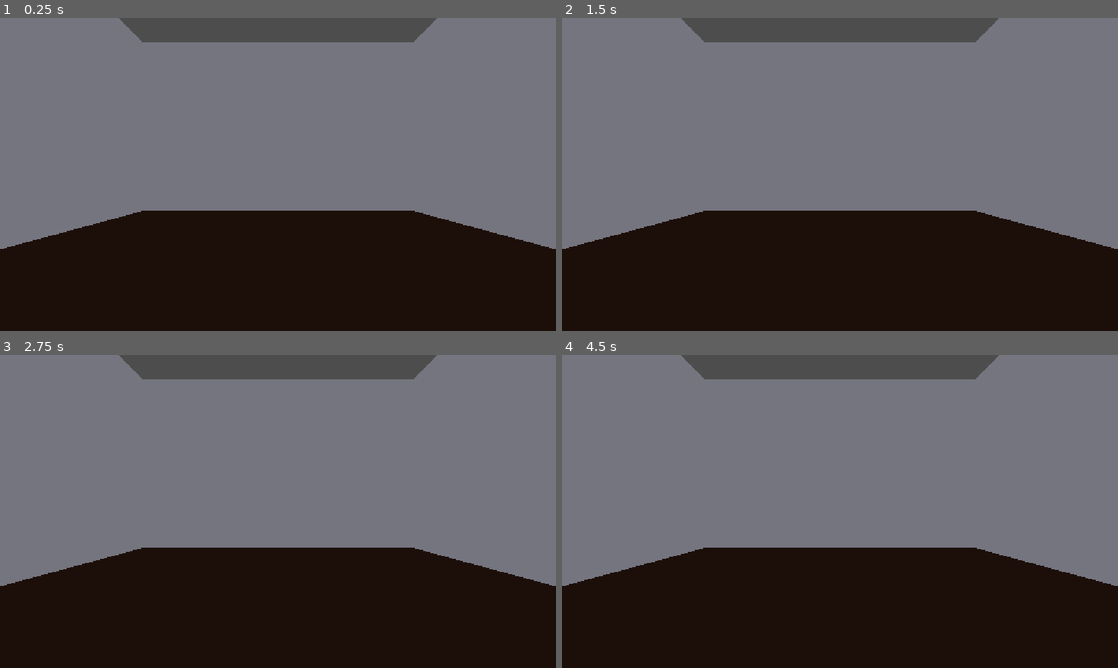
Above: before the commit, frames 1-4 (two rows, left to right).
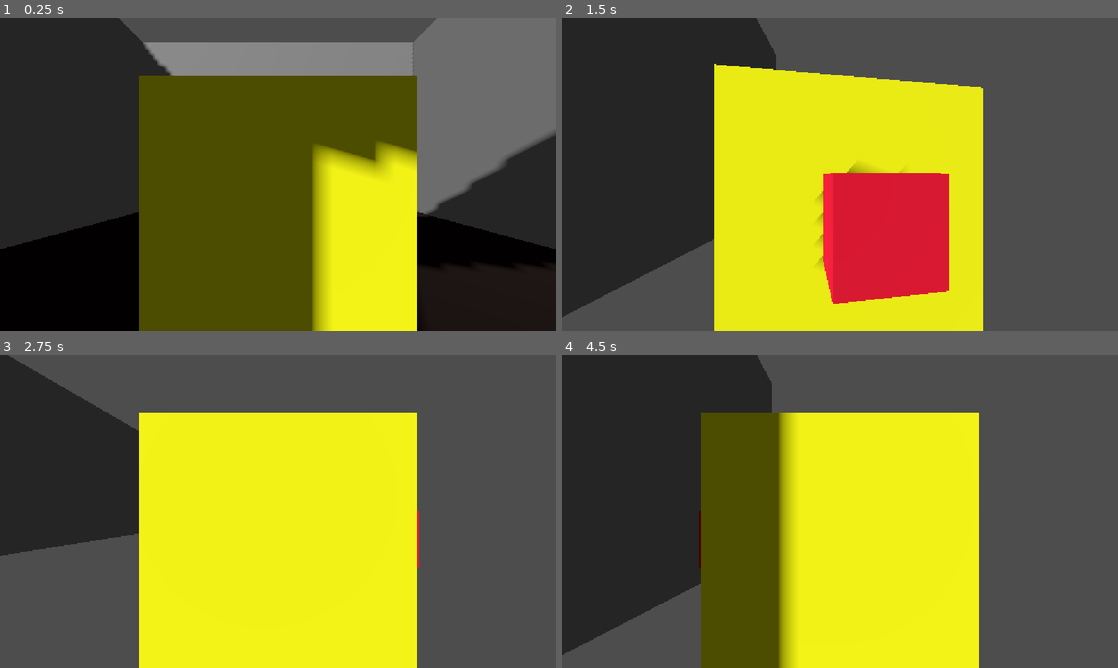
Above: after the commit, the same moments.

Repository: Panteve/Casa_abandonada_videojuego
Game: Godot game, scene res://zonaA/zona_a.tscn
The game is run twice, just before and just after one commit, with the same random seed, the same clock (stepped at 60 frames per second) and the same inputs.
Inputs:
- Up to frame 1 (0.25 s): no input
- Up to frame 2 (1.5 s): tap Enter at 0.5 s; hold D 0.53-1.28 s; hold E 0.53-1.28 s; hold S from 1.28 s (still down); tap E at 1.35 s
- Up to frame 3 (2.75 s): release S at 2.03 s; hold D from 2.03 s (still down); hold E from 2.03 s (still down)
- Up to frame 4 (4.5 s): release D at 2.78 s; release E at 2.78 s; hold W 2.78-3.53 s; tap E at 2.85, 4.35 s; hold E 3.53-4.28 s; hold A from 3.53 s (still down)

The runs differ from the first frame. In frame 1, 73% of the frame differs, in the area x 0-100%, y 0-100%; in frame 2, 97%; in frame 3, 96%; in frame 4, 97%.

Commit message:
Se agrego el jugador a la rama (tomado de clases anteriores)

Diff:
--- /dev/null
+++ b/agarrador.gd
@@ -0,0 +1,71 @@
+class_name Agarrador
+extends Node3D
+
+@export var modelo: Node3D
+@export var mano: Node3D
+@export var alcance := 3.0
+@export var impulso_lanzamiento := 8.0
+
+var cargada: RigidBody3D = null
+var antes := false
+
+
+func _physics_process(_delta: float) -> void:
+	var presionada := Input.is_key_pressed(KEY_E)
+
+	if presionada and not antes:
+		if cargada == null:
+			agarrar()
+		else:
+			lanzar()
+
+	antes = presionada
+
+
+func agarrar() -> void:
+	var origen := global_position
+	var direccion := -modelo.global_transform.basis.z
+	var destino := origen + direccion * alcance
+
+	var consulta := PhysicsRayQueryParameters3D.create(
+		origen,
+		destino,
+		2
+	)
+
+	consulta.exclude = [get_parent().get_rid()]
+
+	var resultado := get_world_3d().direct_space_state.intersect_ray(consulta)
+
+	if resultado.is_empty():
+		return
+
+	var pelota = resultado.collider
+
+	if not pelota is RigidBody3D:
+		return
+
+	cargada = pelota as RigidBody3D
+
+	get_parent().add_collision_exception_with(cargada)
+
+	cargada.freeze = true
+	cargada.reparent(mano)
+	cargada.position = Vector3.ZERO
+
+
+func lanzar() -> void:
+	var pelota := cargada
+	var direccion := -modelo.global_transform.basis.z
+
+	pelota.reparent(owner)
+	pelota.global_position = mano.global_position
+
+	get_parent().remove_collision_exception_with(pelota)
+
+	pelota.freeze = false
+	pelota.apply_central_impulse(
+		direccion * impulso_lanzamiento
+	)
+
+	cargada = null
--- /dev/null
+++ b/camara_seguidora.gd
@@ -0,0 +1,49 @@
+class_name CamaraSeguidora
+extends Camera3D
+## Solución del Taller 2. Cámara que persigue al objetivo con suavidad.
+## Va como hija de Mundo (no del Jugador), con process_priority mayor que el Jugador
+## para moverse DESPUÉS de él en cada frame.
+
+@export var objetivo: Node3D
+@export var motor: Motor                  # opcional: para la anticipación (extra)
+@export var desfase := Vector3(0, 5, 7)
+@export var k := 3.0                      # rigidez: más grande, más pegada
+@export var usar_factor_fijo := false     # nivel 2: lerp con factor fijo por frame
+@export var factor_fijo := 0.1
+@export var anticipacion := 0.0           # extra: segundos de velocidad hacia adelante
+
+
+func _ready() -> void:
+	global_position = posicion_deseada()   # arranca en su sitio, no viaja desde el origen
+	look_at(objetivo.global_position)
+
+
+func posicion_deseada() -> Vector3:
+	var p := objetivo.global_position + desfase
+	if motor != null:
+		p += motor.velocidad * anticipacion
+	return p
+
+
+func _process(delta: float) -> void:
+	var alpha := factor_fijo if usar_factor_fijo else alpha_exponencial(k, delta)
+	global_position = suavizar(global_position, posicion_deseada(), alpha)
+	look_at(objetivo.global_position)
+
+
+## Nivel 3: fracción a avanzar en este frame. Tras 1 s queda e^(-k) a cualquier FPS.
+static func alpha_exponencial(k_: float, dt: float) -> float:
+	return 1.0 - exp(-k_ * dt)
+
+
+## Función pura: lerp escrito a mano.
+static func suavizar(actual: Vector3, deseada: Vector3, alpha: float) -> Vector3:
+	return actual + (deseada - actual) * alpha
+
+
+## Extra: la base que arma look_at, con productos cruz. La cámara mira hacia su -Z.
+static func base_mirando(desde: Vector3, hacia: Vector3, arriba := Vector3.UP) -> Basis:
+	var adelante := Vectores.normalizar(hacia - desde)
+	var derecha := Vectores.normalizar(adelante.cross(arriba))   # cero si son paralelos
+	var arriba_real := derecha.cross(adelante)
+	return Basis(derecha, arriba_real, -adelante)
--- /dev/null
+++ b/control_jugador.gd
@@ -0,0 +1,26 @@
+class_name ControlJugador
+extends CharacterBody3D
+## Coordina las tres piezas. Va en "Jugador"; sus hijos LectorEntrada, Motor y Orientador
+## son nodos Node con su script.
+
+@export var mostrar_rapidez := false   # Nivel 1: rapidez real en consola
+
+@onready var lector: LectorEntrada = $LectorEntrada
+@onready var motor: Motor = $Motor
+@onready var orientador: Orientador = $Orientador
+
+var posicion_anterior := Vector3.ZERO
+
+
+func _ready() -> void:
+	posicion_anterior = position
+
+
+func _process(delta: float) -> void:
+	var direccion := lector.leer_direccion()
+	motor.avanzar(direccion, delta)
+	orientador.mirar(direccion, delta)
+
+	if mostrar_rapidez and delta > 0.0:
+		print("rapidez: %.2f m/s" % (Vectores.longitud(position - posicion_anterior) / delta))
+	posicion_anterior = position
--- /dev/null
+++ b/lector_entrada.gd
@@ -0,0 +1,11 @@
+class_name LectorEntrada
+extends Node
+## Responsabilidad: convertir las teclas en una dirección de largo 1 (o cero).
+
+
+func leer_direccion() -> Vector3:
+	var der := int(Input.is_key_pressed(KEY_D))
+	var izq := int(Input.is_key_pressed(KEY_A))
+	var atras := int(Input.is_key_pressed(KEY_S))
+	var adelante := int(Input.is_key_pressed(KEY_W))
+	return Vectores.normalizar(Vector3(der - izq, 0, atras - adelante))
--- /dev/null
+++ b/motor.gd
@@ -0,0 +1,22 @@
+class_name Motor
+extends Node
+## Responsabilidad: la velocidad (aceleración y fricción) y mover al nodo padre.
+
+@export var velocidad_maxima := 5.0   # m/s
+@export var aceleracion := 20.0       # m/s²
+@export var friccion := 30.0          # m/s²
+
+var velocidad := Vector3.ZERO
+
+
+func avanzar(direccion: Vector3, dt: float) -> void:
+	velocidad = siguiente_velocidad(velocidad, direccion, velocidad_maxima, aceleracion, friccion, dt)
+	(get_parent() as Node3D).position += velocidad * dt
+
+
+## Función pura: no toca la escena, así que se puede probar con números.
+static func siguiente_velocidad(actual: Vector3, direccion: Vector3, maxima: float,
+		acel: float, fric: float, dt: float) -> Vector3:
+	if direccion != Vector3.ZERO:
+		return Vectores.acercar(actual, direccion * maxima, acel * dt)
+	return Vectores.acercar(actual, Vector3.ZERO, fric * dt)
--- /dev/null
+++ b/mundo.tscn
@@ -0,0 +1,89 @@
+[gd_scene format=3 uid="uid://cth5gmj4mkuoc"]
+
+[ext_resource type="Script" uid="uid://gcynf8lm6j7b" path="res://control_jugador.gd" id="1"]
+[ext_resource type="Script" uid="uid://rbvgcxrsifhp" path="res://lector_entrada.gd" id="2"]
+[ext_resource type="Script" uid="uid://bm43kfji21dj" path="res://motor.gd" id="3"]
+[ext_resource type="Script" uid="uid://ejogjbpi60fy" path="res://orientador.gd" id="4"]
+[ext_resource type="Script" uid="uid://cwua4ntjckyom" path="res://camara_seguidora.gd" id="5"]
+[ext_resource type="Script" uid="uid://udres0a13atv" path="res://agarrador.gd" id="5_57gmc"]
+
+[sub_resource type="BoxMesh" id="BoxMesh_uxa2c"]
+size = Vector3(10, 0.1, 10)
+
+[sub_resource type="BoxShape3D" id="BoxShape3D_hchaj"]
+size = Vector3(10, 0.1, 10)
+
+[sub_resource type="StandardMaterial3D" id="StandardMaterial3D_5ckkb"]
+albedo_color = Color(1, 1, 0.10980392, 1)
+
+[sub_resource type="BoxMesh" id="BoxMesh_1"]
+material = SubResource("StandardMaterial3D_5ckkb")
+
+[sub_resource type="BoxMesh" id="BoxMesh_2"]
+size = Vector3(0.3, 0.3, 0.3)
+
+[sub_resource type="StandardMaterial3D" id="Mat_1"]
+albedo_color = Color(0.93, 0.13, 0.24, 1)
+
+[sub_resource type="BoxShape3D" id="BoxShape3D_uxa2c"]
+
+[sub_resource type="Environment" id="Environment_5ckkb"]
+ambient_light_source = 3
+ambient_light_color = Color(0.9743348, 0.973934, 0.9685572, 1)
+
+[node name="Mundo" type="Node3D" unique_id=938924075]
+
+[node name="Piso" type="StaticBody3D" parent="." unique_id=1210924328]
+
+[node name="MeshInstance3D" type="MeshInstance3D" parent="Piso" unique_id=2056512419]
+mesh = SubResource("BoxMesh_uxa2c")
+
+[node name="CollisionShape3D" type="CollisionShape3D" parent="Piso" unique_id=1184084503]
+shape = SubResource("BoxShape3D_hchaj")
+
+[node name="Jugador" type="CharacterBody3D" parent="." unique_id=175263609]
+script = ExtResource("1")
+
+[node name="Modelo" type="Node3D" parent="Jugador" unique_id=976789446]
+
+[node name="Cuerpo" type="MeshInstance3D" parent="Jugador/Modelo" unique_id=1743223623]
+transform = Transform3D(1, 0, 0, 0, 1, 0, 0, 0, 1, 0, 0.5, 0)
+mesh = SubResource("BoxMesh_1")
+
+[node name="Nariz" type="MeshInstance3D" parent="Jugador/Modelo" unique_id=1210818850]
+transform = Transform3D(1, 0, 0, 0, 1, 0, 0, 0, 1, 0, 0.5, -0.6)
+mesh = SubResource("BoxMesh_2")
+surface_material_override/0 = SubResource("Mat_1")
+
+[node name="Mano" type="Marker3D" parent="Jugador/Modelo" unique_id=899674915]
+transform = Transform3D(1, 0, 0, 0, 1, 0, 0, 0, 1, 0, 1, -1)
+
+[node name="LectorEntrada" type="Node" parent="Jugador" unique_id=1512997255]
+script = ExtResource("2")
+
+[node name="Motor" type="Node" parent="Jugador" unique_id=235708953]
+script = ExtResource("3")
+
+[node name="Orientador" type="Node" parent="Jugador" unique_id=600636124 node_paths=PackedStringArray("modelo")]
+script = ExtResource("4")
+modelo = NodePath("../Modelo")
+
+[node name="CollisionShape3D" type="CollisionShape3D" parent="Jugador" unique_id=2055259423]
+transform = Transform3D(1, 0, 0, 0, 1, 0, 0, 0, 1, 0, 0.51013815, 0)
+shape = SubResource("BoxShape3D_uxa2c")
+
+[node name="Agarrador" type="Node3D" parent="Jugador" unique_id=432002819 node_paths=PackedStringArray("modelo", "mano")]
+transform = Transform3D(1, 0, 0, 0, 1, 0, 0, 0, 1, 0, 0.5, 0)
+script = ExtResource("5_57gmc")
+modelo = NodePath("../Modelo")
+mano = NodePath("../Modelo/Mano")
+
+[node name="Camera3D" type="Camera3D" parent="." unique_id=82835821 node_paths=PackedStringArray("objetivo", "motor")]
+process_priority = 10
+transform = Transform3D(1, 0, 0, 0, 0.819152, 0.573576, 0, -0.573576, 0.819152, 0, 5, 7)
+script = ExtResource("5")
+objetivo = NodePath("../Jugador")
+motor = NodePath("../Jugador/Motor")
+
+[node name="WorldEnvironment" type="WorldEnvironment" parent="." unique_id=786954536]
+environment = SubResource("Environment_5ckkb")
--- /dev/null
+++ b/orientador.gd
@@ -0,0 +1,19 @@
+class_name Orientador
+extends Node
+## Responsabilidad: girar el Modelo (no el Jugador) hacia la dirección de movimiento.
+
+@export var modelo: Node3D
+@export var velocidad_giro := 10.0
+
+
+func mirar(direccion: Vector3, dt: float) -> void:
+	# Sin dirección no se toca el ángulo: el modelo se queda mirando hacia donde iba.
+	if direccion == Vector3.ZERO:
+		return
+	modelo.rotation.y = lerp_angle(modelo.rotation.y, angulo_hacia(direccion), velocidad_giro * dt)
+
+
+## En Godot "adelante" con ángulo 0 es -Z, y girar en +Y lleva -Z hacia -X:
+## rotar (0, 0, -1) un ángulo θ da (-sen θ, 0, -cos θ), así que θ = atan2(-x, -z). En radianes.
+static func angulo_hacia(d: Vector3) -> float:
+	return atan2(-d.x, -d.z)
--- /dev/null
+++ b/vectores.gd
@@ -0,0 +1,23 @@
+class_name Vectores
+## Solucionario del Taller 1 (solo profesor). Operaciones de vectores hechas a mano:
+## el taller prohíbe length(), normalized(), distance_to() y move_toward().
+
+
+static func longitud(v: Vector3) -> float:
+	return sqrt(v.x * v.x + v.y * v.y + v.z * v.z)
+
+
+## Nivel 1. Sin tecla el vector es (0, 0, 0): dividir por cero daría NaN.
+static func normalizar(v: Vector3) -> Vector3:
+	var largo := longitud(v)
+	if largo == 0.0:
+		return Vector3.ZERO
+	return v / largo
+
+
+## Nivel 2. Avanza desde "actual" hacia "objetivo" como máximo "paso", sin pasarse.
+static func acercar(actual: Vector3, objetivo: Vector3, paso: float) -> Vector3:
+	var diferencia := objetivo - actual
+	if longitud(diferencia) <= paso:
+		return objetivo
+	return actual + normalizar(diferencia) * paso
--- a/zonaA/zona_a.tscn
+++ b/zonaA/zona_a.tscn
@@ -1,4 +1,10 @@
 [gd_scene format=3 uid="uid://df7fsdl7bu340"]
+
+[ext_resource type="Script" uid="uid://gcynf8lm6j7b" path="res://control_jugador.gd" id="1_rwx75"]
+[ext_resource type="Script" uid="uid://rbvgcxrsifhp" path="res://lector_entrada.gd" id="2_xbrrk"]
+[ext_resource type="Script" uid="uid://bm43kfji21dj" path="res://motor.gd" id="3_oxmde"]
+[ext_resource type="Script" uid="uid://ejogjbpi60fy" path="res://orientador.gd" id="4_c7mlr"]
+[ext_resource type="Script" uid="uid://yjo5g32efxa" path="res://agarrador.gd" id="5_h8pm0"]
 
 [sub_resource type="WorldBoundaryShape3D" id="WorldBoundaryShape3D_onsl3"]
 
@@ -8,9 +14,7 @@
 [sub_resource type="StandardMaterial3D" id="StandardMaterial3D_40pyl"]
 albedo_color = Color(0.14295667, 0.08967427, 0.064908475, 1)
 
-[sub_resource type="Environment" id="Environment_onsl3"]
-ambient_light_source = 3
-ambient_light_color = Color(0.8520683, 0.8539375, 0.9242788, 1)
+[sub_resource type="Environment" id="Environment_neklc"]
 
 [sub_resource type="BoxMesh" id="BoxMesh_ostoq"]
 size = Vector3(0.2, 3, 5)
@@ -24,13 +28,27 @@
 [sub_resource type="BoxMesh" id="BoxMesh_2tml3"]
 size = Vector3(5, 3, 0.2)
 
-[sub_resource type="BoxMesh" id="BoxMesh_wyn4e"]
+[sub_resource type="BoxMesh" id="BoxMesh_jlj7e"]
 size = Vector3(1.5, 3, 0.2)
 
-[sub_resource type="BoxMesh" id="BoxMesh_jlj7e"]
+[sub_resource type="StandardMaterial3D" id="StandardMaterial3D_5ckkb"]
+albedo_color = Color(1, 1, 0.10980392, 1)
+
+[sub_resource type="BoxMesh" id="BoxMesh_1"]
+material = SubResource("StandardMaterial3D_5ckkb")
+
+[sub_resource type="BoxMesh" id="BoxMesh_2"]
+size = Vector3(0.3, 0.3, 0.3)
+
+[sub_resource type="StandardMaterial3D" id="Mat_1"]
+albedo_color = Color(0.93, 0.13, 0.24, 1)
+
+[sub_resource type="BoxShape3D" id="BoxShape3D_uxa2c"]
+
+[sub_resource type="BoxMesh" id="BoxMesh_11rk4"]
 size = Vector3(2, 1, 0.2)
 
-[node name="Node3D" type="Node3D" unique_id=1783554874]
+[node name="Cocina" type="Node3D" unique_id=1783554874]
 
 [node name="Piso" type="StaticBody3D" parent="." unique_id=238635574]
 
@@ -41,11 +59,8 @@
 mesh = SubResource("PlaneMesh_0kdyo")
 surface_material_override/0 = SubResource("StandardMaterial3D_40pyl")
 
-[node name="Camera3D" type="Camera3D" parent="." unique_id=1816013460]
-transform = Transform3D(1, 0, 0, 0, 1, 0, 0, 0, 1, 0, 0.6474685, 1.2324592)
-
 [node name="WorldEnvironment" type="WorldEnvironment" parent="." unique_id=194842163]
-environment = SubResource("Environment_onsl3")
+environment = SubResource("Environment_neklc")
 
 [node name="ParedIzquierda" type="MeshInstance3D" parent="." unique_id=1824904826]
 transform = Transform3D(1, 0, 0, 0, 1, 0, 0, 0, 1, -2.5, 1.5, 0)
@@ -63,14 +78,63 @@
 transform = Transform3D(1, 0, 0, 0, 1, 0, 0, 0, 1, 0, 1.5, -2.5)
 mesh = SubResource("BoxMesh_2tml3")
 
-[node name="Ventana2" type="MeshInstance3D" parent="." unique_id=2179211]
+[node name="Ventana3" type="MeshInstance3D" parent="." unique_id=400389162]
 transform = Transform3D(1, 0, 0, 0, 1, 0, 0, 0, 1, 1.75, 1.5, 2.5)
-mesh = SubResource("BoxMesh_wyn4e")
-
-[node name="Ventana3" type="MeshInstance3D" parent="." unique_id=400389162]
-transform = Transform3D(1, 0, 0, 0, 1, 0, 0, 0, 1, 0, 0.5, 2.5)
 mesh = SubResource("BoxMesh_jlj7e")
 
-[node name="Ventana4" type="MeshInstance3D" parent="." unique_id=221743038]
+[node name="Sol" type="DirectionalLight3D" parent="." unique_id=1171175162]
+transform = Transform3D(0.8660254, 0.25, -0.4330127, 0, 0.8660254, 0.5, 0.5, -0.4330127, 0.75, 0, 4.0657625, 5.730858)
+light_energy = 0.5
+shadow_enabled = true
+
+[node name="SistemaSol" type="Node" parent="." unique_id=1161359304]
+
+[node name="CicloDia" type="Node" parent="SistemaSol" unique_id=1344737503]
+
+[node name="Jugador" type="CharacterBody3D" parent="." unique_id=47889504]
+script = ExtResource("1_rwx75")
+
+[node name="Modelo" type="Node3D" parent="Jugador" unique_id=28365162]
+
+[node name="Cuerpo" type="MeshInstance3D" parent="Jugador/Modelo" unique_id=1536263128]
+transform = Transform3D(1, 0, 0, 0, 1, 0, 0, 0, 1, 0, 0.5, 0)
+mesh = SubResource("BoxMesh_1")
+
+[node name="Nariz" type="MeshInstance3D" parent="Jugador/Modelo" unique_id=514818034]
+transform = Transform3D(1, 0, 0, 0, 1, 0, 0, 0, 1, 0, 0.5, -0.6)
+mesh = SubResource("BoxMesh_2")
+surface_material_override/0 = SubResource("Mat_1")
+
+[node name="Mano" type="Marker3D" parent="Jugador/Modelo" unique_id=1594709045]
+transform = Transform3D(1, 0, 0, 0, 1, 0, 0, 0, 1, 0, 1, -1)
+
+[node name="LectorEntrada" type="Node" parent="Jugador" unique_id=1630237518]
+script = ExtResource("2_xbrrk")
+
+[node name="Motor" type="Node" parent="Jugador" unique_id=644141159]
+script = ExtResource("3_oxmde")
+
+[node name="Orientador" type="Node" parent="Jugador" unique_id=1156803224 node_paths=PackedStringArray("modelo")]
+script = ExtResource("4_c7mlr")
+modelo = NodePath("../Modelo")
+
+[node name="CollisionShape3D" type="CollisionShape3D" parent="Jugador" unique_id=1526587844]
+transform = Transform3D(1, 0, 0, 0, 1, 0, 0, 0, 1, 0, 0.51013815, 0)
+shape = SubResource("BoxShape3D_uxa2c")
+
+[node name="Agarrador" type="Node3D" parent="Jugador" unique_id=2021408838 node_paths=PackedStringArray("modelo", "mano")]
+transform = Transform3D(1, 0, 0, 0, 1, 0, 0, 0, 1, 0, 0.5, 0)
+script = ExtResource("5_h8pm0")
+modelo = NodePath("../Modelo")
+mano = NodePath("../Modelo/Mano")
+
+[node name="Camera3D" type="Camera3D" parent="Jugador" unique_id=1816013460]
+transform = Transform3D(1, 0, 0, 0, 1, 0, 0, 0, 1, 0, 0.6474685, 1.2324592)
+
+[node name="Ventana2" type="MeshInstance3D" parent="." unique_id=1552207406]
+transform = Transform3D(1, 0, 0, 0, 1, 0, 0, 0, 1, 0, 0.5, 2.5)
+mesh = SubResource("BoxMesh_11rk4")
+
+[node name="Ventana4" type="MeshInstance3D" parent="." unique_id=658703992]
 transform = Transform3D(1, 0, 0, 0, 1, 0, 0, 0, 1, 0, 2.5, 2.5)
-mesh = SubResource("BoxMesh_jlj7e")
+mesh = SubResource("BoxMesh_11rk4")
Not shown, added: agarrador.gd.uid
Not shown, added: camara_seguidora.gd.uid
Not shown, added: control_jugador.gd.uid
Not shown, added: lector_entrada.gd.uid
Not shown, added: motor.gd.uid
Not shown, added: orientador.gd.uid
Not shown, added: vectores.gd.uid
